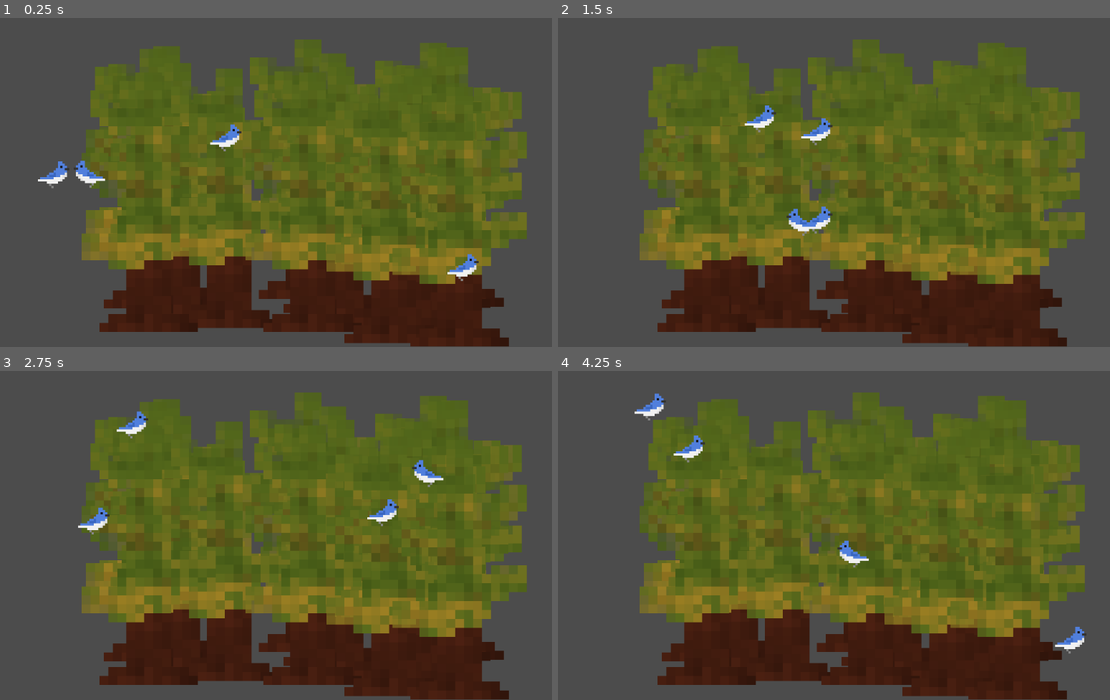
Above: before the commit, frames 1-4 (two rows, left to right).
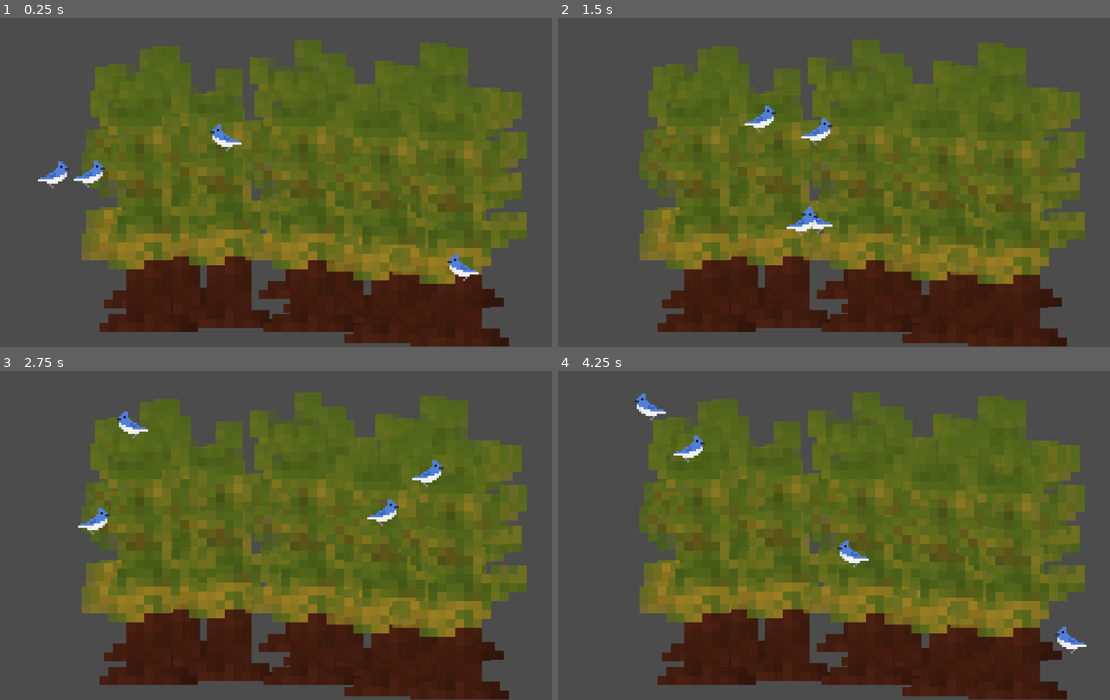
Above: after the commit, the same moments.

Repository: arctair/bird-photography-game
Game: Godot game, scene res://main.tscn
Same seed, same stepped clock (60 frames per second), same inputs: the game is played once before the commit and once after it.
Inputs:
- Up to frame 1 (0.25 s): no input
- Up to frame 2 (1.5 s): no input
- Up to frame 3 (2.75 s): no input
- Up to frame 4 (4.25 s): no input

The runs differ from the first frame. In frame 1, 0.7% of the frame differs, in the area x 13-87%, y 32-80%; in frame 2, 0.4%; in frame 3, 0.5%; in frame 4, 0.5%.

Commit message:
birds look in the direction of flight

Diff:
--- a/Bluejay.tscn
+++ b/Bluejay.tscn
@@ -20,6 +20,7 @@
 		nextPosition = randomPosition(self)
 	else:
 		position += nextMovement
+		flip_h = nextMovement.x >= 0
 
 func randomPosition(sprite):
 	var viewportSize = get_viewport().size
